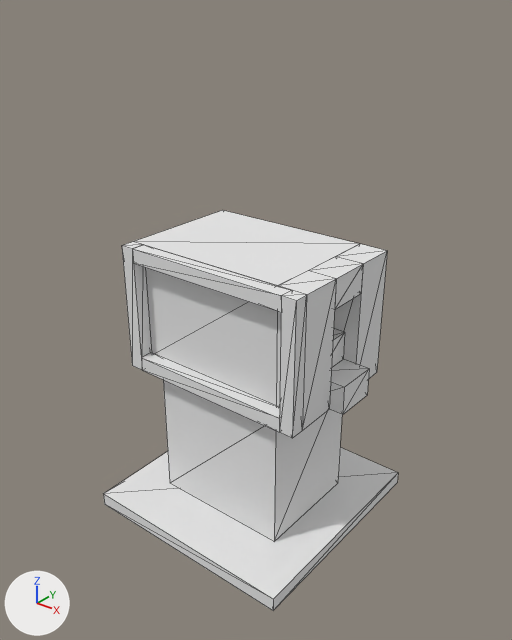
One commit to the OBJ model mccore/src/main/resources/assets/mts/objmodels/decors/fuelpump.obj: the scene before it, then after it.
Camera for both pictures: a 50 mm camera at (1.7, -2.11, 2.24) aimed at (0.04, -0.04, 0.95). Lighting does not change. The marker at lower left points along +X, +Y and +Z. Mesh edges are drawn as thin lines. Where no turn or scale is listed for an object, it has been applied to the vertices.

The first picture shows 'B_Bezel', 'Base', 'L_Bezel', 'R_Bezel', 'Side_B', 'Side_L', 'Side_R', 'Side_T', 'Stand', 'T_Bezel', 'Top'.
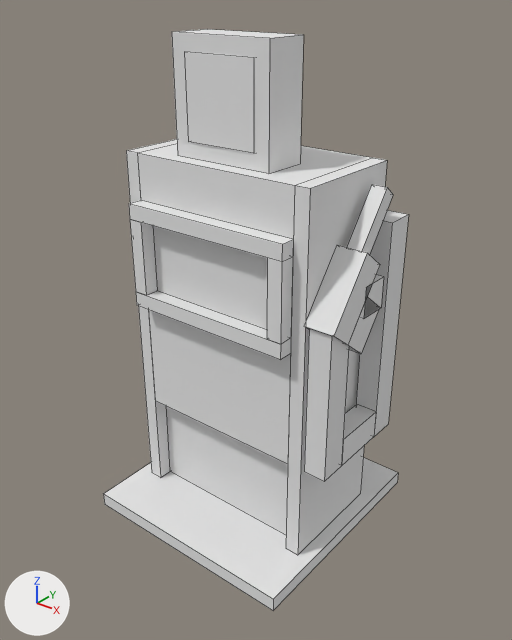
Changed parts and their boxes (x1, y1, x2, y2) in the pictures (512 x 640 px):
'main', added: after (126, 139, 387, 555)
'Top', deleted: before (133, 210, 359, 405)
'Stand', deleted: before (163, 380, 342, 541)
'round', added: after (172, 29, 304, 174)
'$ho', added: after (304, 210, 409, 481)
'frame', added: after (129, 200, 293, 360)
'$pistol', added: after (304, 184, 393, 353)
'Side_L', deleted: before (276, 271, 336, 430)
'Side_R', deleted: before (334, 244, 387, 378)
'T_Bezel', deleted: before (132, 245, 292, 312)
'R_Bezel', deleted: before (279, 290, 307, 438)
'B_Bezel', deleted: before (141, 352, 279, 432)
'L_Bezel', deleted: before (122, 242, 152, 370)
'Side_B', deleted: before (329, 329, 369, 415)
'Side_T', deleted: before (308, 257, 363, 309)
'holder', added: after (364, 275, 384, 318)

Patch to the scene script:
```diff
--- a/mccore/src/main/resources/assets/mts/objmodels/decors/fuelpump.obj.py
+++ b/mccore/src/main/resources/assets/mts/objmodels/decors/fuelpump.obj.py
@@ me_round @@
+me_round.from_pydata(...)  # a box spanning x -0.219..0.219, y -0.187..0.0, z 1.625..2.062; a box spanning x -0.156..0.156, y -0.191..-0.004, z 1.688..2.0
+me_round.materials.append(mat_0)  # white #e7e7e7
@@ me_main @@
+me_main.from_pydata(...)  # 28 vertices, 24 faces; spans x -0.44..0.44, y -0.25..0.25, z 0.06..1.62
+me_main.materials.append(mat_0)  # white #e7e7e7
@@ me_holder @@
+me_holder.from_pydata(...)  # a box spanning x 0.4375..0.5625, y -0.0625..0.0625, z 1.125..1.25
+me_holder.materials.append(mat_0)  # white #e7e7e7
@@ me_frame @@
+me_frame.from_pydata(...)  # 24 vertices, 24 faces; spans x -0.375..0.375, y -0.312..-0.25, z 1.0..1.438
+me_frame.materials.append(mat_0)  # white #e7e7e7
@@ me_pistol @@
+me_pistol.from_pydata(...)  # 22 vertices, 18 faces; spans x 0.438..0.562, y -0.261..0.143, z 0.982..1.571
+me_pistol.materials.append(mat_0)  # white #e7e7e7
@@ me_ho @@
+me_ho.from_pydata(...)  # 28 vertices, 24 faces; spans x 0.359..0.547, y -0.25..0.247, z 0.5..1.438
+me_ho.materials.append(mat_0)  # white #e7e7e7
@@ ob_b_bezel @@
-ob_b_bezel = bpy.data.objects.new('B_Bezel', me_b_bezel)
-ob_b_bezel.location = (0.0, 0.0, 0.0)
@@ ob_l_bezel @@
-ob_l_bezel = bpy.data.objects.new('L_Bezel', me_l_bezel)
-ob_l_bezel.location = (0.0, 0.0, 0.0)
@@ ob_r_bezel @@
-ob_r_bezel = bpy.data.objects.new('R_Bezel', me_r_bezel)
-ob_r_bezel.location = (0.0, 0.0, 0.0)
@@ ob_side_b @@
-ob_side_b = bpy.data.objects.new('Side_B', me_side_b)
-ob_side_b.location = (0.0, 0.0, 0.0)
@@ ob_side_l @@
-ob_side_l = bpy.data.objects.new('Side_L', me_side_l)
-ob_side_l.location = (0.0, 0.0, 0.0)
@@ ob_side_r @@
-ob_side_r = bpy.data.objects.new('Side_R', me_side_r)
-ob_side_r.location = (0.0, 0.0, 0.0)
@@ ob_side_t @@
-ob_side_t = bpy.data.objects.new('Side_T', me_side_t)
-ob_side_t.location = (0.0, 0.0, 0.0)
@@ ob_stand @@
-ob_stand = bpy.data.objects.new('Stand', me_stand)
-ob_stand.location = (0.0, 0.0, 0.0)
@@ ob_t_bezel @@
-ob_t_bezel = bpy.data.objects.new('T_Bezel', me_t_bezel)
-ob_t_bezel.location = (0.0, 0.0, 0.0)
@@ ob_top @@
-ob_top = bpy.data.objects.new('Top', me_top)
-ob_top.location = (0.0, 0.0, 0.0)
@@ ob_round @@
+ob_round = bpy.data.objects.new('round', me_round)
+ob_round.location = (0.0, 0.0, 0.0)
@@ ob_main @@
+ob_main = bpy.data.objects.new('main', me_main)
+ob_main.location = (0.0, 0.0, 0.0)
@@ ob_holder @@
+ob_holder = bpy.data.objects.new('holder', me_holder)
+ob_holder.location = (0.0, 0.0, 0.0)
@@ ob_frame @@
+ob_frame = bpy.data.objects.new('frame', me_frame)
+ob_frame.location = (0.0, 0.0, 0.0)
@@ ob_pistol @@
+ob_pistol = bpy.data.objects.new('$pistol', me_pistol)
+ob_pistol.location = (0.0, 0.0, 0.0)
@@ ob_ho @@
+ob_ho = bpy.data.objects.new('$ho', me_ho)
+ob_ho.location = (0.0, 0.0, 0.0)
```
